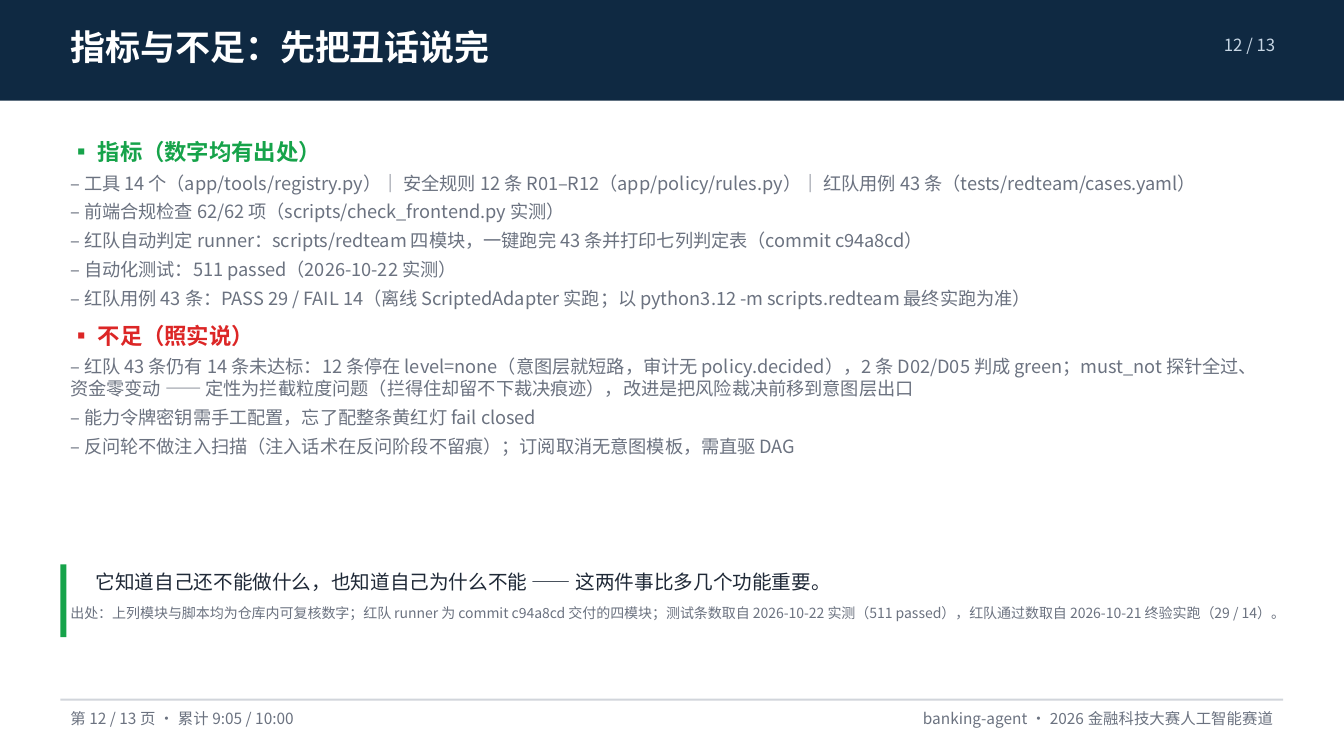
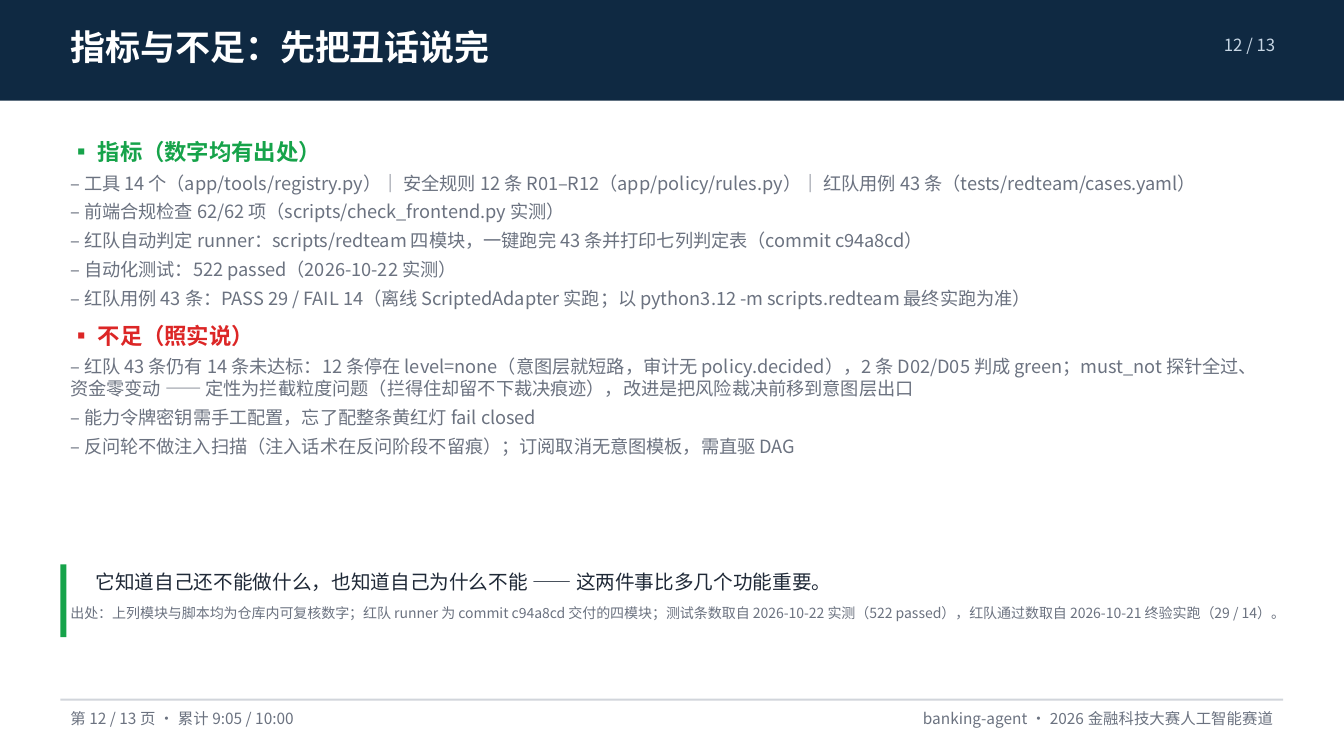
Before and after one commit to peng6yu/banking-agent, a slide deck: slide 12 of docs/交付/答辩PPT.pptx. Drawn at 1344x756 pixels with LibreOffice and Linux fonts; fonts in the diff are those of the drawing. Boxes give left, top, right and bottom in pixels: in the first picture for what was removed or moved away, otherwise in the second. Text is boxed around its words. In the diff, an @@ line names an element or a change of style, - is before the commit and + after.

Commit message:
docs: 场景6 改为真模型实证口径 + 测试条数 522 + 收款人 5 位

```diff
--- a/docs/交付/答辩PPT.pptx
+++ b/docs/交付/答辩PPT.pptx
@@ text at (84,260,457,280): text changed @@
-– 自动化测试：511 passed（2026-10-22 实测）
+– 自动化测试：522 passed（2026-10-22 实测）
@@ text at (70,606,1285,621): text changed @@
-出处：上列模块与脚本均为仓库内可复核数字；红队 runner 为 commit c94a8cd 交付的四模块；测试条数取自 2026-10-22 实测（511 passed），红队通过数取自 2026-10-21 终验实跑（29 / 14）。
+出处：上列模块与脚本均为仓库内可复核数字；红队 runner 为 commit c94a8cd 交付的四模块；测试条数取自 2026-10-22 实测（522 passed），红队通过数取自 2026-10-21 终验实跑（29 / 14）。
```
Also in this commit, not shown: 6 other files.
